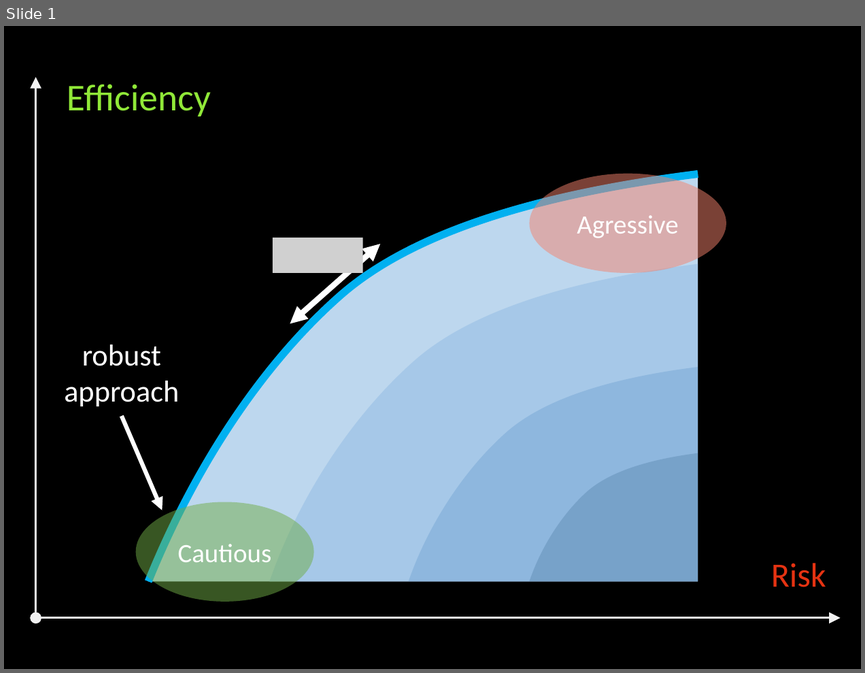
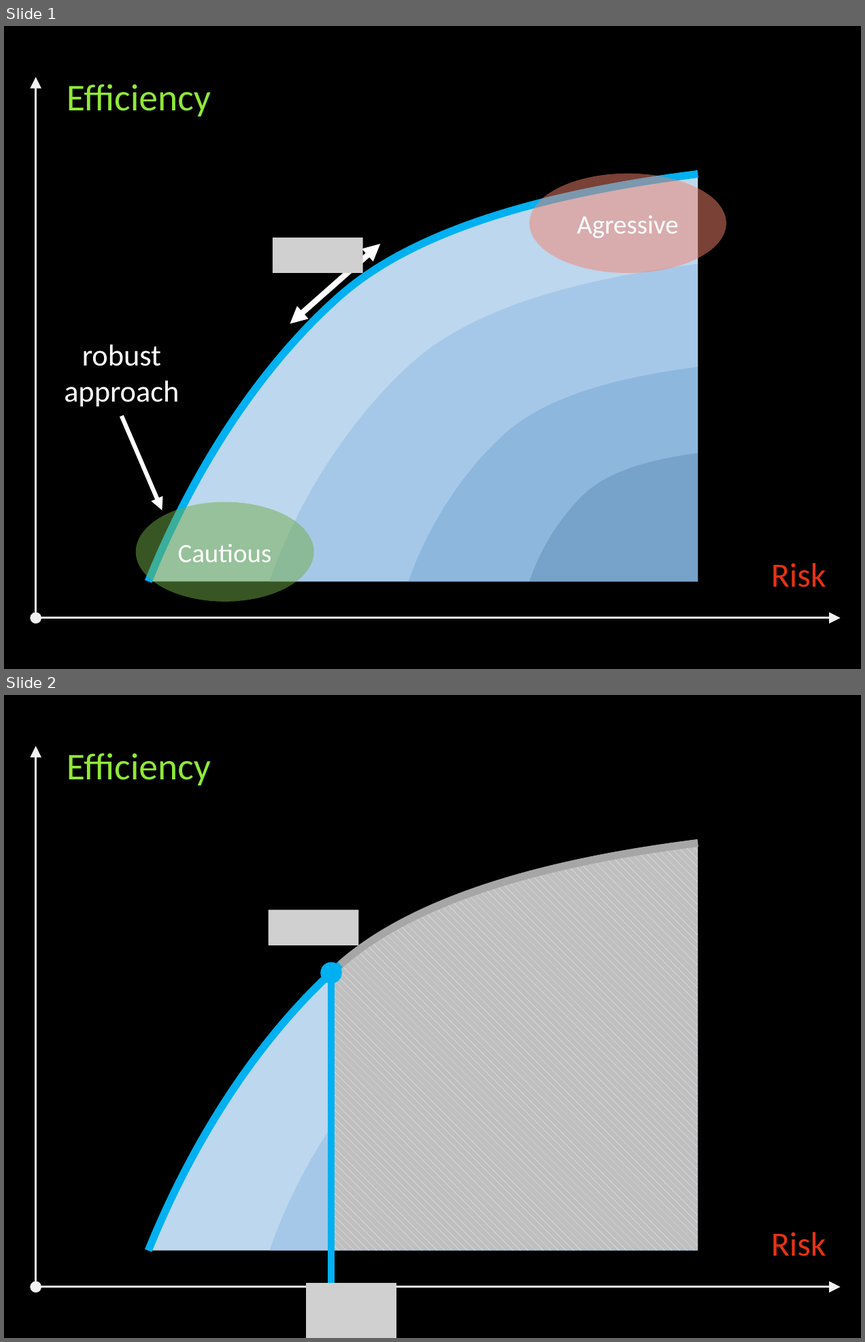
Before and after one commit to eleurent/phd-defense, a slide deck: images/budgeted/tradeoff.pptx. Shown one above the other, each under a label of ours: slide 1 before the commit, slides 1 and 2 after it. The pictures are 865x673 and 865x1342 pixels, drawn with LibreOffice and Linux fonts; fonts in the diff are those of the drawing; grey boxes stand for pictures. Boxes give left, top, right and bottom in pixels: in the first picture for what was removed or moved away, otherwise in the second. Text is boxed around its words. In the diff, an @@ line names an element or a change of style, - is before the commit and + after.

```diff
--- a/images/budgeted/tradeoff.pptx
+++ b/images/budgeted/tradeoff.pptx
@@ slide 2 added at [4, 695, 861, 1338], background #000000 @@
@@ double arrow added from (35, 1287) to (35, 745), #F2F2F2 1 pt @@
@@ text added at [67, 753, 211, 785], 20 pt, text #90E838 @@
+Efficiency
@@ freeform shape added at [148, 843, 698, 1250], fill #BDD7EE @@
@@ freeform shape added at [332, 843, 698, 1250], fill pattern #F2F2F2 on #BFBFBF @@
@@ freeform shape added at [340, 843, 698, 964], outline #A6A6A6 4 pt @@
@@ picture added at [268, 910, 358, 945] @@
@@ freeform shape added at [269, 933, 698, 1250], fill #9DC3E6 at 70% opacity @@
@@ freeform shape added at [148, 964, 340, 1250], outline #00B0F0 4 pt @@
@@ ellipse added at [321, 962, 343, 983], fill #00B0F0 @@
@@ line added from (330, 1287) to (330, 972), #00B0F0 3.5 pt @@
@@ freeform shape added at [408, 1035, 698, 1250], fill #2E75B6 at 20% opacity @@
@@ freeform shape added at [529, 1122, 698, 1250], fill #1F4E79 at 20% opacity @@
@@ text added at [771, 1232, 826, 1256], 18 pt, text #E63312 @@
+Risk
@@ picture added at [306, 1283, 396, 1337] @@
@@ double arrow added from (35, 1287) to (840, 1287), #F2F2F2 1 pt @@
```
Also in this commit, not shown: 8 other files.
